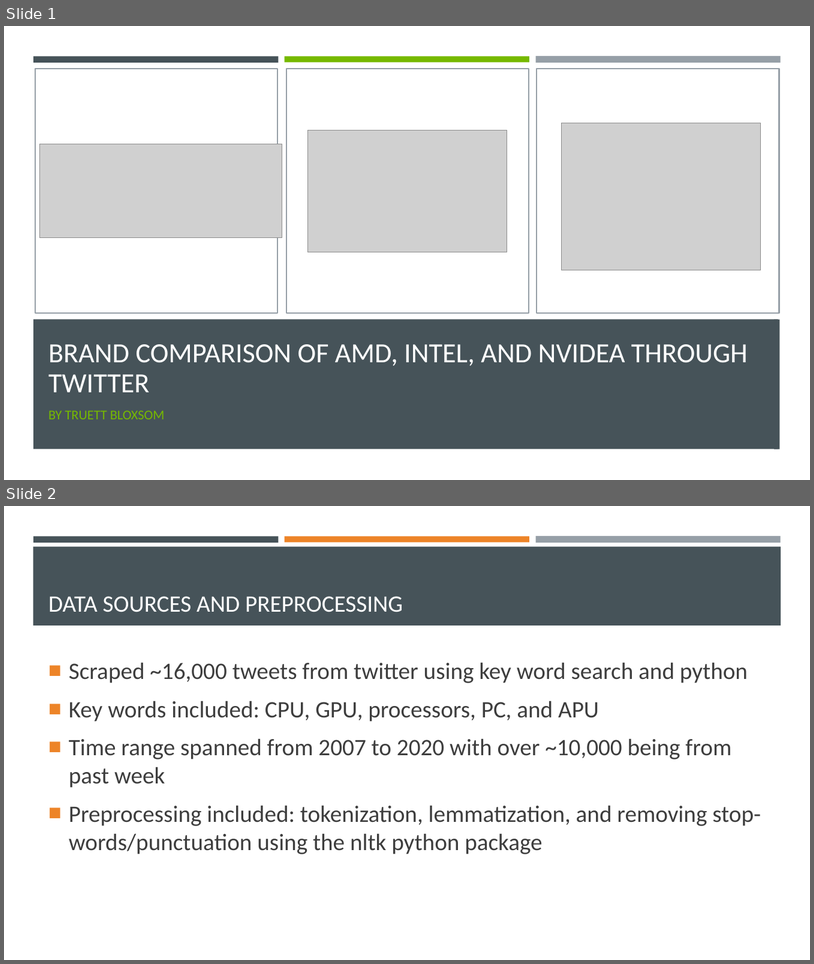
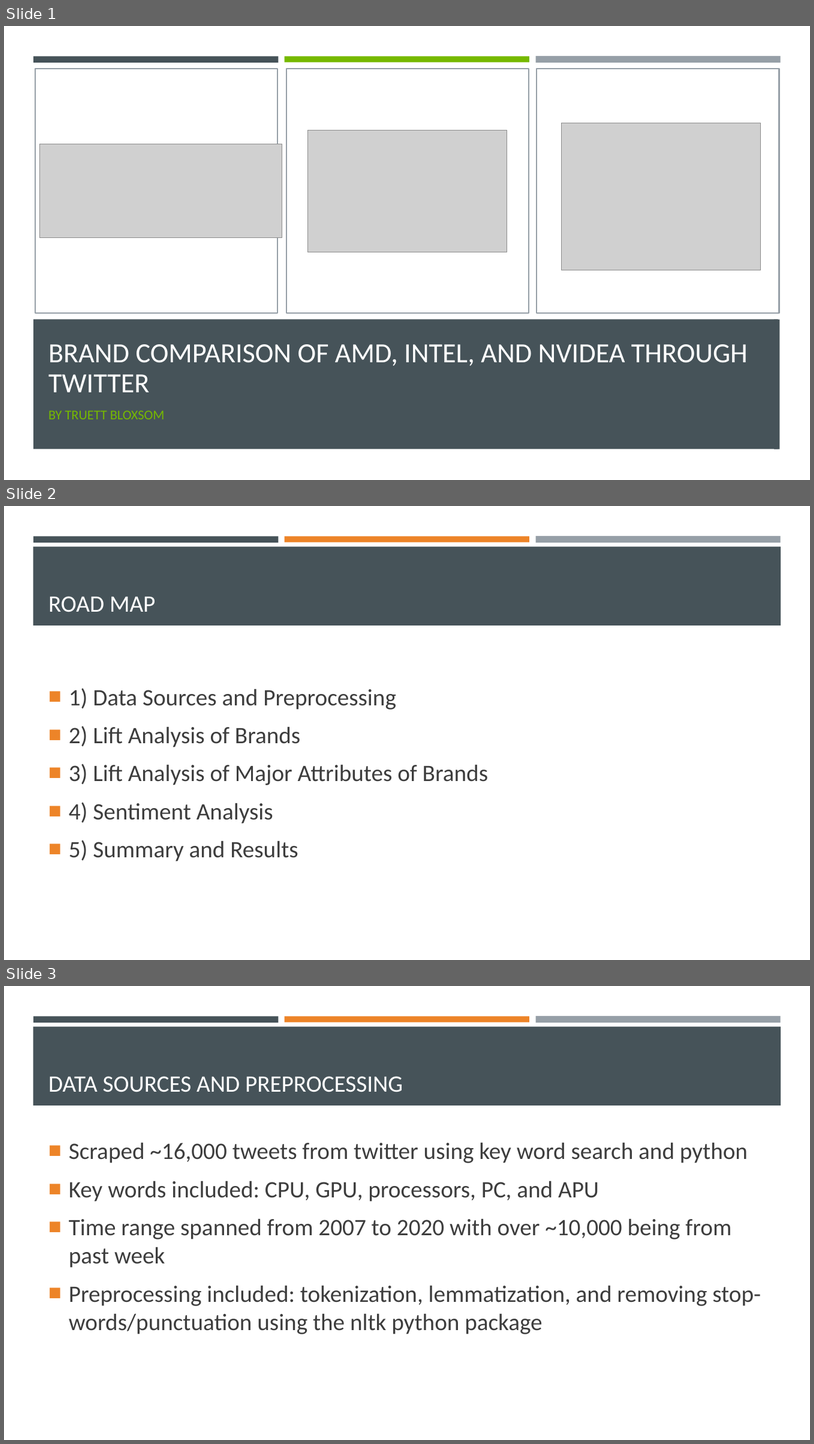
Before and after one commit to tsbloxsom/AMD-Twitter-Project, a slide deck: Brand Comparison PP.pptx. Shown one above the other, each under a label of ours: slides 1 and 2 before the commit, slides 1, 2 and 3 after it. The pictures are 814x964 and 814x1444 pixels, drawn with LibreOffice and Linux fonts; fonts in the diff are those of the drawing; grey boxes stand for pictures. Boxes give left, top, right and bottom in pixels: in the first picture for what was removed or moved away, otherwise in the second. Text is boxed around its words. In the diff, an @@ line names an element or a change of style, - is before the commit and + after.

```diff
--- a/Brand Comparison PP.pptx
+++ b/Brand Comparison PP.pptx
@@ slide 2 added at bbox=[4, 506, 810, 960], background #FFFFFF; not listed: 4 template elements that a slide beside it also shows @@
@@ title added at bbox=[48, 596, 155, 612], 28 pt, text #FFFFFF @@
+ROAD MAP
@@ text added at bbox=[69, 688, 488, 861], 28 pt, text #3D3D3D @@
+■ 1) Data Sources and Preprocessing
+■ 2) Lift Analysis of Brands
+■ 3) Lift Analysis of Major Attributes of Brands
+■ 4) Sentiment Analysis
+■ 5) Summary and Results
@@ what was slide 2 is now slide 3 @@
```
Also in this commit, not shown: 1 slide changed.
